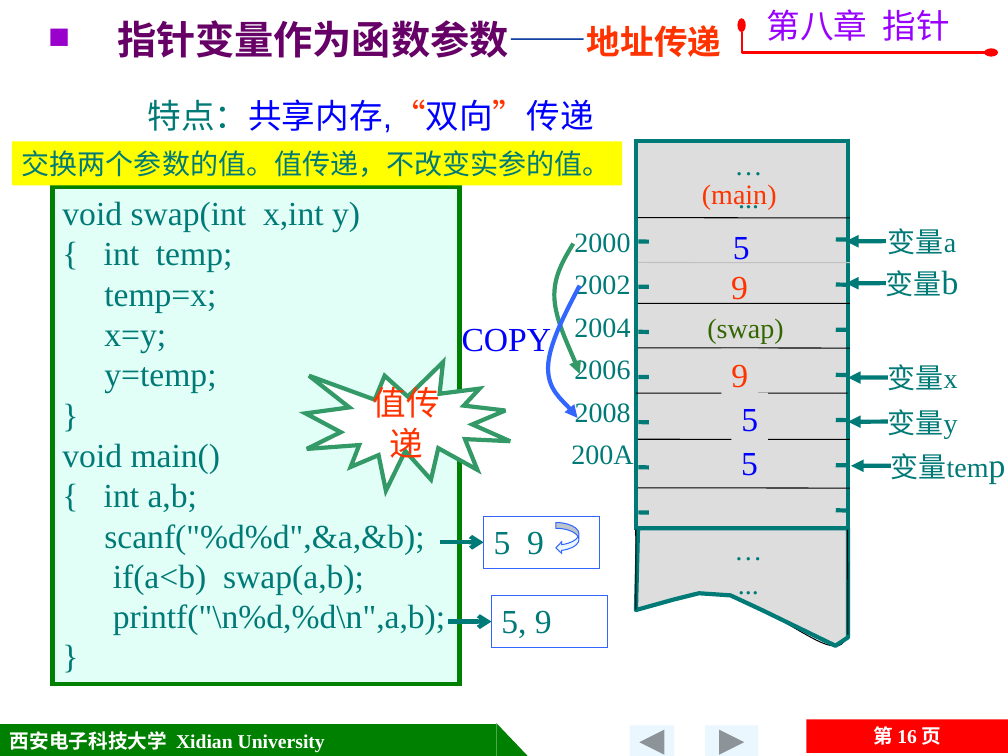
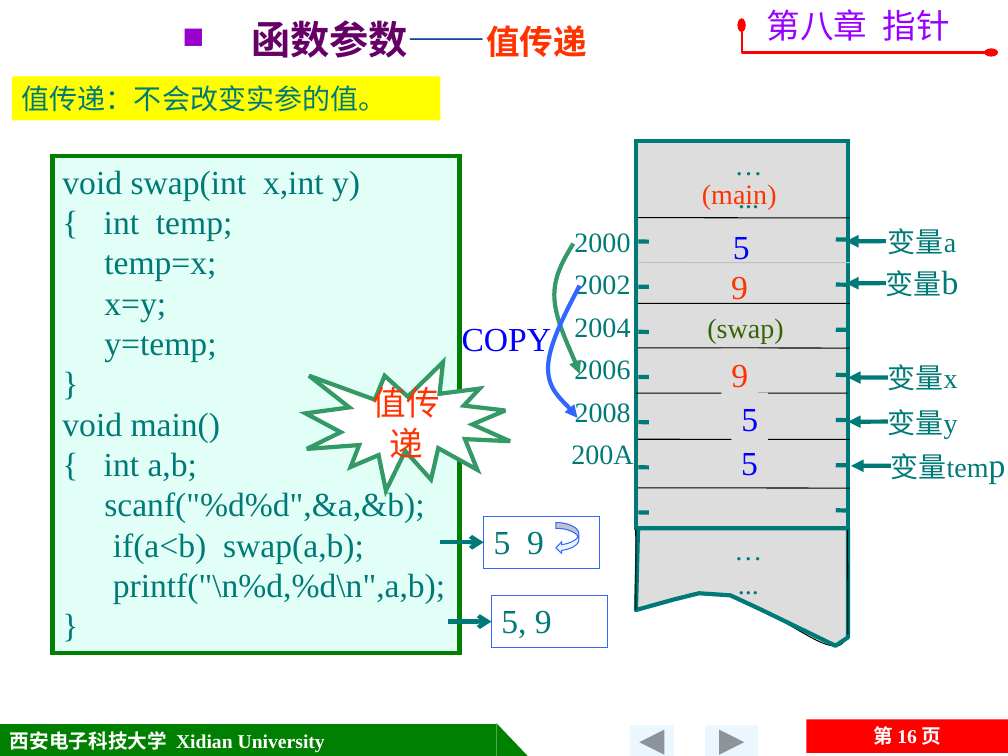
Before and after one commit to jtrfid/C-Repositories, a slide deck: slide 16 of 2016/C语言/课件/第8章 指针.pptx. Drawn at 1008x756 pixels with LibreOffice and Linux fonts; fonts in the diff are those of the drawing; background and template pictures are left out. Boxes give left, top, right and bottom in pixels: in the first picture for what was removed or moved away, otherwise in the second. Text is boxed around its words. In the diff, an @@ line names an element or a change of style, - is before the commit and + after.

```diff
--- a/2016/C语言/课件/第8章 指针.pptx
+++ b/2016/C语言/课件/第8章 指针.pptx
@@ text at (251,20,587,58): text changed @@
-■ 指针变量作为函数参数——地址传递
+■ 函数参数——值传递
@@ rectangle "值传递：不会改变实参的值。": place and size @@
-rectangle "值传递：不会改变实参的值。" at (12,141,622,185)
+rectangle "值传递：不会改变实参的值。" at (12,77,440,121)
@@ text in rectangle at (22,85,387,112): text changed @@
-交换两个参数的值。值传递，不改变实参的值。
+值传递：不会改变实参的值。
@@ text removed at (148,99,594,133) @@
-    特点：共享内存,“双向”传递
@@ rectangle "void swap(int x,int y)": place and size @@
-rectangle "void swap(int x,int y)" at (52,186,460,683)
+rectangle "void swap(int x,int y)" at (52,156,460,653)
```
Also in this commit, not shown: 5 other slides changed, 5 other files.
